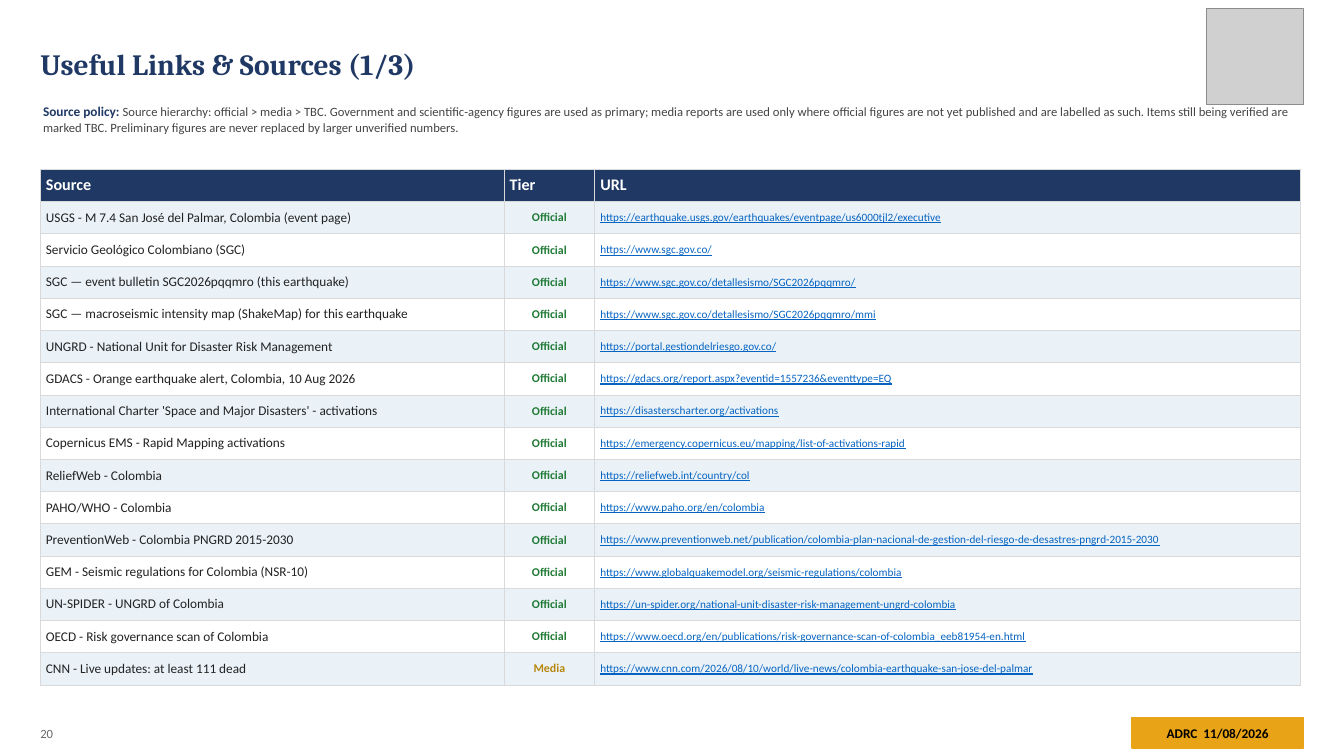
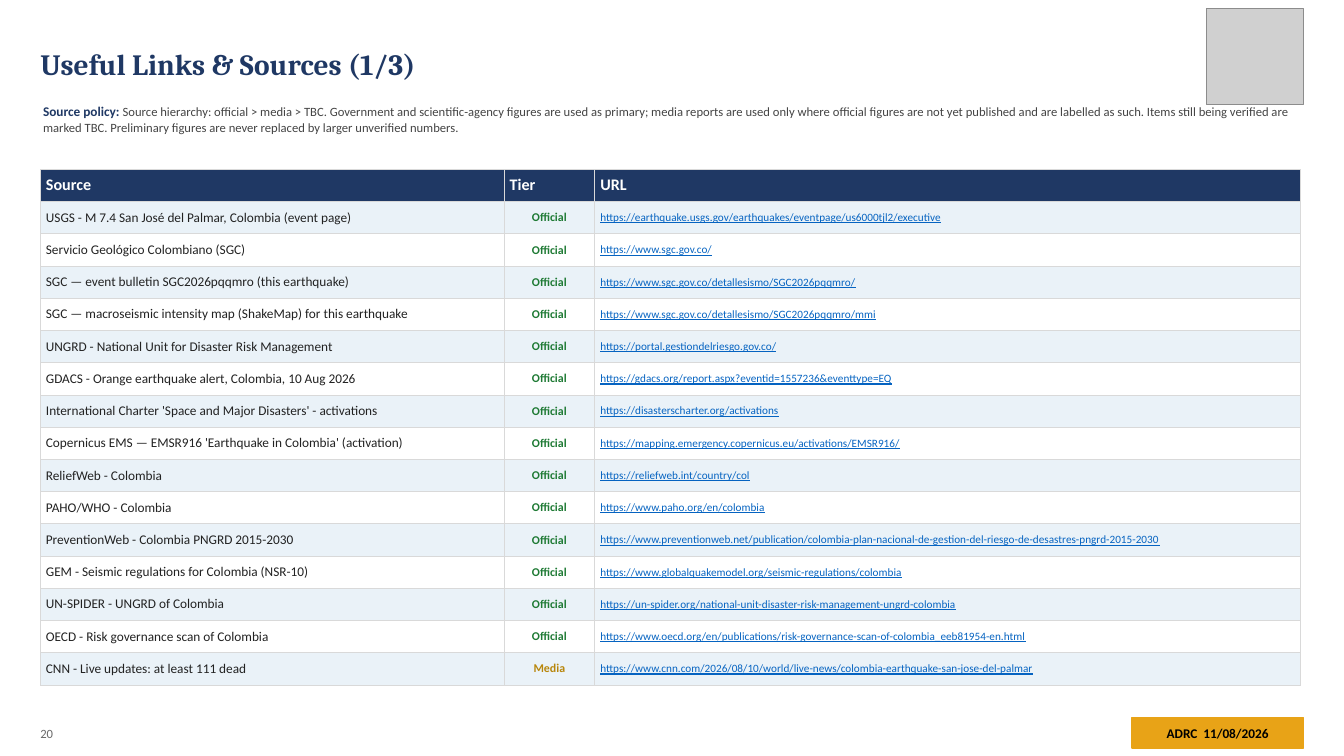
Before and after one commit to kochobi-max/whatsmap, a slide deck: slide 20 of reports/colombia_eq_20260810/output/ADRC_EQ_COL_Choco_20260810_EN.pptx. Drawn at 1344x756 pixels with LibreOffice and Linux fonts; fonts in the diff are those of the drawing; grey boxes stand for pictures. Boxes give left, top, right and bottom in pixels: in the first picture for what was removed or moved away, otherwise in the second. Text is boxed around its words. In the diff, an @@ line names an element or a change of style, - is before the commit and + after.

```diff
--- a/reports/colombia_eq_20260810/output/ADRC_EQ_COL_Choco_20260810_EN.pptx
+++ b/reports/colombia_eq_20260810/output/ADRC_EQ_COL_Choco_20260810_EN.pptx
@@ table at <box>40,169,1301,679</box> @@
-row 9, column 1: Copernicus EMS - Rapid Mapping activations
+row 9, column 1: Copernicus EMS — EMSR916 'Earthquake in Colombia' (activation)
-row 9, column 3: https://emergency.copernicus.eu/mapping/list-of-activations-rapid
+row 9, column 3: https://mapping.emergency.copernicus.eu/activations/EMSR916/
```
Also in this commit, not shown: 3 other slides changed, 7 other files.
